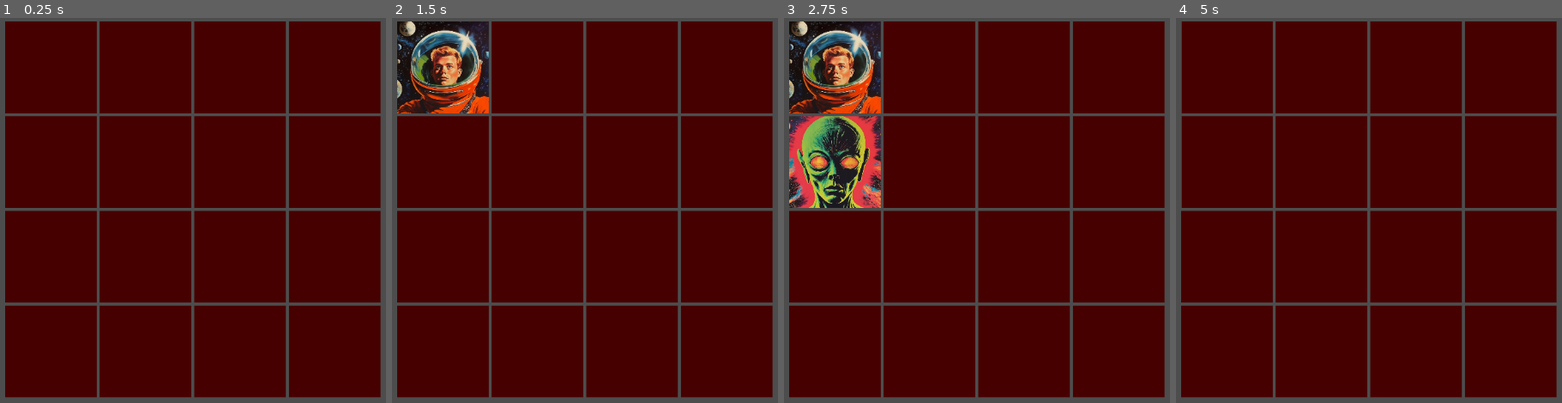
Above: before the commit, frames 1-4 (left to right).
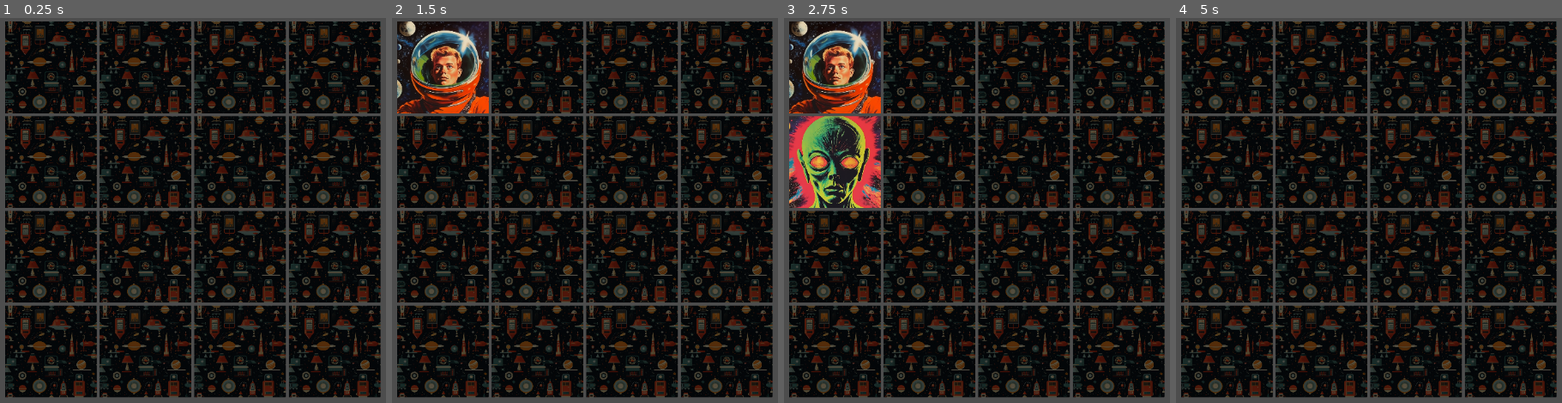
Above: after the commit, the same moments.

Repository: Visssarion/Memory-Card-Game
Game: Godot game, scene res://nodes/scenes/test_dev.tscn
Two runs of this game, one before a commit and one after it. Both use one fixed random seed, a clock stepped at 60 frames per second and the inputs below. The engine's default icon, where the game draws it, is replaced by a stand-in: a white triangle on a blue panel in a dark square.
Inputs (mouse positions are in pixels of both pictures, inside the frame that each line leads up to):
- Up to frame 1 (0.25 s): no input
- Up to frame 2 (1.5 s): tap Enter at 0.5 s; move the mouse to (442, 68) at 0.52 s; click (442, 68) at 0.67 s; move the mouse to (442, 160) at 1.27 s; click (442, 160) at 1.42 s
- Up to frame 3 (2.75 s): move the mouse to (834, 256) at 2.02 s; click (834, 256) at 2.17 s
- Up to frame 4 (5 s): tap Space at 2.75, 4.25 s; move the mouse to (1226, 352) at 2.77 s; click (1226, 352) at 2.92 s; tap Enter at 3.5 s; move the mouse to (1322, 68) at 3.52 s; click (1322, 68) at 3.67 s; move the mouse to (1322, 160) at 4.27 s; click (1322, 160) at 4.42 s

The runs differ from the first frame. In frame 1, 86% of the frame differs, in the area x 1-99%, y 0-99%; in frame 2, 80%; in frame 3, 75%; in frame 4, 86%.

Commit message:
ADD: Support for backside image of the cards

Diff:
--- a/cards/resources/Themes/FiftySpaceHorror/1.tres
+++ b/cards/resources/Themes/FiftySpaceHorror/1.tres
@@ -1,9 +1,11 @@
-[gd_resource type="Resource" script_class="CardData" load_steps=3 format=3 uid="uid://bprk2exjpun02"]
+[gd_resource type="Resource" script_class="CardData" load_steps=4 format=3 uid="uid://bprk2exjpun02"]
 
 [ext_resource type="Texture2D" uid="uid://b4e8fxulghosd" path="res://cards/sprites/Themes/FiftySpaceHorror/1.png" id="1_tnno0"]
+[ext_resource type="Texture2D" uid="uid://xobxescow6s8" path="res://cards/sprites/Themes/FiftySpaceHorror/BACK.png" id="2_ltglc"]
 [ext_resource type="Script" path="res://scripts/classes/card_data.gd" id="2_su86t"]
 
 [resource]
 script = ExtResource("2_su86t")
 image = ExtResource("1_tnno0")
+image_back = ExtResource("2_ltglc")
 name = &"1-FiftySpaceHorror"
--- a/cards/resources/Themes/FiftySpaceHorror/10.tres
+++ b/cards/resources/Themes/FiftySpaceHorror/10.tres
@@ -1,9 +1,11 @@
-[gd_resource type="Resource" script_class="CardData" load_steps=3 format=3 uid="uid://c8jt6d24haka6"]
+[gd_resource type="Resource" script_class="CardData" load_steps=4 format=3 uid="uid://c8jt6d24haka6"]
 
 [ext_resource type="Texture2D" uid="uid://deex0o5kejfq" path="res://cards/sprites/Themes/FiftySpaceHorror/10.png" id="1_ehl0i"]
+[ext_resource type="Texture2D" uid="uid://xobxescow6s8" path="res://cards/sprites/Themes/FiftySpaceHorror/BACK.png" id="2_v2duk"]
 [ext_resource type="Script" path="res://scripts/classes/card_data.gd" id="2_y0lvb"]
 
 [resource]
 script = ExtResource("2_y0lvb")
 image = ExtResource("1_ehl0i")
+image_back = ExtResource("2_v2duk")
 name = &"10-FiftySpaceHorror"
--- a/cards/resources/Themes/FiftySpaceHorror/2.tres
+++ b/cards/resources/Themes/FiftySpaceHorror/2.tres
@@ -1,9 +1,11 @@
-[gd_resource type="Resource" script_class="CardData" load_steps=3 format=3 uid="uid://bnqkj5vnd3mfv"]
+[gd_resource type="Resource" script_class="CardData" load_steps=4 format=3 uid="uid://bnqkj5vnd3mfv"]
 
 [ext_resource type="Texture2D" uid="uid://cds2pnd0b20xr" path="res://cards/sprites/Themes/FiftySpaceHorror/2.png" id="1_oagnq"]
 [ext_resource type="Script" path="res://scripts/classes/card_data.gd" id="2_mmol8"]
+[ext_resource type="Texture2D" uid="uid://xobxescow6s8" path="res://cards/sprites/Themes/FiftySpaceHorror/BACK.png" id="2_qxctl"]
 
 [resource]
 script = ExtResource("2_mmol8")
 image = ExtResource("1_oagnq")
+image_back = ExtResource("2_qxctl")
 name = &"2-FiftySpaceHorror"
--- a/cards/resources/Themes/FiftySpaceHorror/3.tres
+++ b/cards/resources/Themes/FiftySpaceHorror/3.tres
@@ -1,9 +1,11 @@
-[gd_resource type="Resource" script_class="CardData" load_steps=3 format=3 uid="uid://c7nmx7daw4ua1"]
+[gd_resource type="Resource" script_class="CardData" load_steps=4 format=3 uid="uid://c7nmx7daw4ua1"]
 
 [ext_resource type="Texture2D" uid="uid://fahyip1put4j" path="res://cards/sprites/Themes/FiftySpaceHorror/3.png" id="1_6goo1"]
+[ext_resource type="Texture2D" uid="uid://xobxescow6s8" path="res://cards/sprites/Themes/FiftySpaceHorror/BACK.png" id="2_gnjjt"]
 [ext_resource type="Script" path="res://scripts/classes/card_data.gd" id="2_x3eec"]
 
 [resource]
 script = ExtResource("2_x3eec")
 image = ExtResource("1_6goo1")
+image_back = ExtResource("2_gnjjt")
 name = &"3-FiftySpaceHorror"
--- a/cards/resources/Themes/FiftySpaceHorror/4.tres
+++ b/cards/resources/Themes/FiftySpaceHorror/4.tres
@@ -1,9 +1,11 @@
-[gd_resource type="Resource" script_class="CardData" load_steps=3 format=3 uid="uid://7pvmih6yvtl3"]
+[gd_resource type="Resource" script_class="CardData" load_steps=4 format=3 uid="uid://7pvmih6yvtl3"]
 
 [ext_resource type="Texture2D" uid="uid://bfv3std474eir" path="res://cards/sprites/Themes/FiftySpaceHorror/4.png" id="1_0nlwu"]
 [ext_resource type="Script" path="res://scripts/classes/card_data.gd" id="2_0ey4t"]
+[ext_resource type="Texture2D" uid="uid://xobxescow6s8" path="res://cards/sprites/Themes/FiftySpaceHorror/BACK.png" id="2_v7tf5"]
 
 [resource]
 script = ExtResource("2_0ey4t")
 image = ExtResource("1_0nlwu")
+image_back = ExtResource("2_v7tf5")
 name = &"4-FiftySpaceHorror"
--- a/cards/resources/Themes/FiftySpaceHorror/5.tres
+++ b/cards/resources/Themes/FiftySpaceHorror/5.tres
@@ -1,9 +1,11 @@
-[gd_resource type="Resource" script_class="CardData" load_steps=3 format=3 uid="uid://mysjv4ihyqn8"]
+[gd_resource type="Resource" script_class="CardData" load_steps=4 format=3 uid="uid://mysjv4ihyqn8"]
 
 [ext_resource type="Texture2D" uid="uid://6vnxr23rx05p" path="res://cards/sprites/Themes/FiftySpaceHorror/5.png" id="1_6w1ik"]
+[ext_resource type="Texture2D" uid="uid://xobxescow6s8" path="res://cards/sprites/Themes/FiftySpaceHorror/BACK.png" id="2_0piqf"]
 [ext_resource type="Script" path="res://scripts/classes/card_data.gd" id="2_pdiwm"]
 
 [resource]
 script = ExtResource("2_pdiwm")
 image = ExtResource("1_6w1ik")
+image_back = ExtResource("2_0piqf")
 name = &"5-FiftySpaceHorror-1"
--- a/cards/resources/Themes/FiftySpaceHorror/6.tres
+++ b/cards/resources/Themes/FiftySpaceHorror/6.tres
@@ -1,9 +1,11 @@
-[gd_resource type="Resource" script_class="CardData" load_steps=3 format=3 uid="uid://pu2yhm6p2si1"]
+[gd_resource type="Resource" script_class="CardData" load_steps=4 format=3 uid="uid://pu2yhm6p2si1"]
 
 [ext_resource type="Texture2D" uid="uid://bg380deago3mp" path="res://cards/sprites/Themes/FiftySpaceHorror/6.png" id="1_p8t6u"]
 [ext_resource type="Script" path="res://scripts/classes/card_data.gd" id="2_5ki3h"]
+[ext_resource type="Texture2D" uid="uid://xobxescow6s8" path="res://cards/sprites/Themes/FiftySpaceHorror/BACK.png" id="2_n16jm"]
 
 [resource]
 script = ExtResource("2_5ki3h")
 image = ExtResource("1_p8t6u")
+image_back = ExtResource("2_n16jm")
 name = &"6-FiftySpaceHorror-1"
--- a/cards/resources/Themes/FiftySpaceHorror/7.tres
+++ b/cards/resources/Themes/FiftySpaceHorror/7.tres
@@ -1,9 +1,11 @@
-[gd_resource type="Resource" script_class="CardData" load_steps=3 format=3 uid="uid://cmlabm6a782vo"]
+[gd_resource type="Resource" script_class="CardData" load_steps=4 format=3 uid="uid://cmlabm6a782vo"]
 
 [ext_resource type="Texture2D" uid="uid://bdcmhh1bv782r" path="res://cards/sprites/Themes/FiftySpaceHorror/7.png" id="1_6o1ts"]
+[ext_resource type="Texture2D" uid="uid://xobxescow6s8" path="res://cards/sprites/Themes/FiftySpaceHorror/BACK.png" id="2_3eyi4"]
 [ext_resource type="Script" path="res://scripts/classes/card_data.gd" id="2_ohxji"]
 
 [resource]
 script = ExtResource("2_ohxji")
 image = ExtResource("1_6o1ts")
+image_back = ExtResource("2_3eyi4")
 name = &"7-FiftySpaceHorror"
--- a/cards/resources/Themes/FiftySpaceHorror/8.tres
+++ b/cards/resources/Themes/FiftySpaceHorror/8.tres
@@ -1,9 +1,11 @@
-[gd_resource type="Resource" script_class="CardData" load_steps=3 format=3 uid="uid://c2c84vmjpvyka"]
+[gd_resource type="Resource" script_class="CardData" load_steps=4 format=3 uid="uid://c2c84vmjpvyka"]
 
 [ext_resource type="Texture2D" uid="uid://cp3fmj7uo6gpd" path="res://cards/sprites/Themes/FiftySpaceHorror/8.png" id="1_snqgd"]
 [ext_resource type="Script" path="res://scripts/classes/card_data.gd" id="2_7k8xd"]
+[ext_resource type="Texture2D" uid="uid://xobxescow6s8" path="res://cards/sprites/Themes/FiftySpaceHorror/BACK.png" id="2_jc3ep"]
 
 [resource]
 script = ExtResource("2_7k8xd")
 image = ExtResource("1_snqgd")
+image_back = ExtResource("2_jc3ep")
 name = &"8-FiftySpaceHorror"
--- a/cards/resources/Themes/FiftySpaceHorror/9.tres
+++ b/cards/resources/Themes/FiftySpaceHorror/9.tres
@@ -1,9 +1,11 @@
-[gd_resource type="Resource" script_class="CardData" load_steps=3 format=3 uid="uid://clka0qs2eu08y"]
+[gd_resource type="Resource" script_class="CardData" load_steps=4 format=3 uid="uid://clka0qs2eu08y"]
 
 [ext_resource type="Texture2D" uid="uid://ceu2qfl6letcv" path="res://cards/sprites/Themes/FiftySpaceHorror/9.png" id="1_6ky5n"]
+[ext_resource type="Texture2D" uid="uid://xobxescow6s8" path="res://cards/sprites/Themes/FiftySpaceHorror/BACK.png" id="2_0icbo"]
 [ext_resource type="Script" path="res://scripts/classes/card_data.gd" id="2_3dwa5"]
 
 [resource]
 script = ExtResource("2_3dwa5")
 image = ExtResource("1_6ky5n")
+image_back = ExtResource("2_0icbo")
 name = &"9-FiftySpaceHorror-1"
--- a/scripts/classes/card.gd
+++ b/scripts/classes/card.gd
@@ -49,3 +49,4 @@
 
 func update_face():
 	$Image.texture = card_data.image;
+	$BackSide.texture = card_data.image_back;
--- a/scripts/classes/card_data.gd
+++ b/scripts/classes/card_data.gd
@@ -11,6 +11,7 @@
 
 ## Card's image
 @export var image: Texture2D
+@export var image_back: Texture2D
 ## Card's name.
 ## Note that this is a [StringName] field instead of [String]
 ## to speed up '==' calculations.
